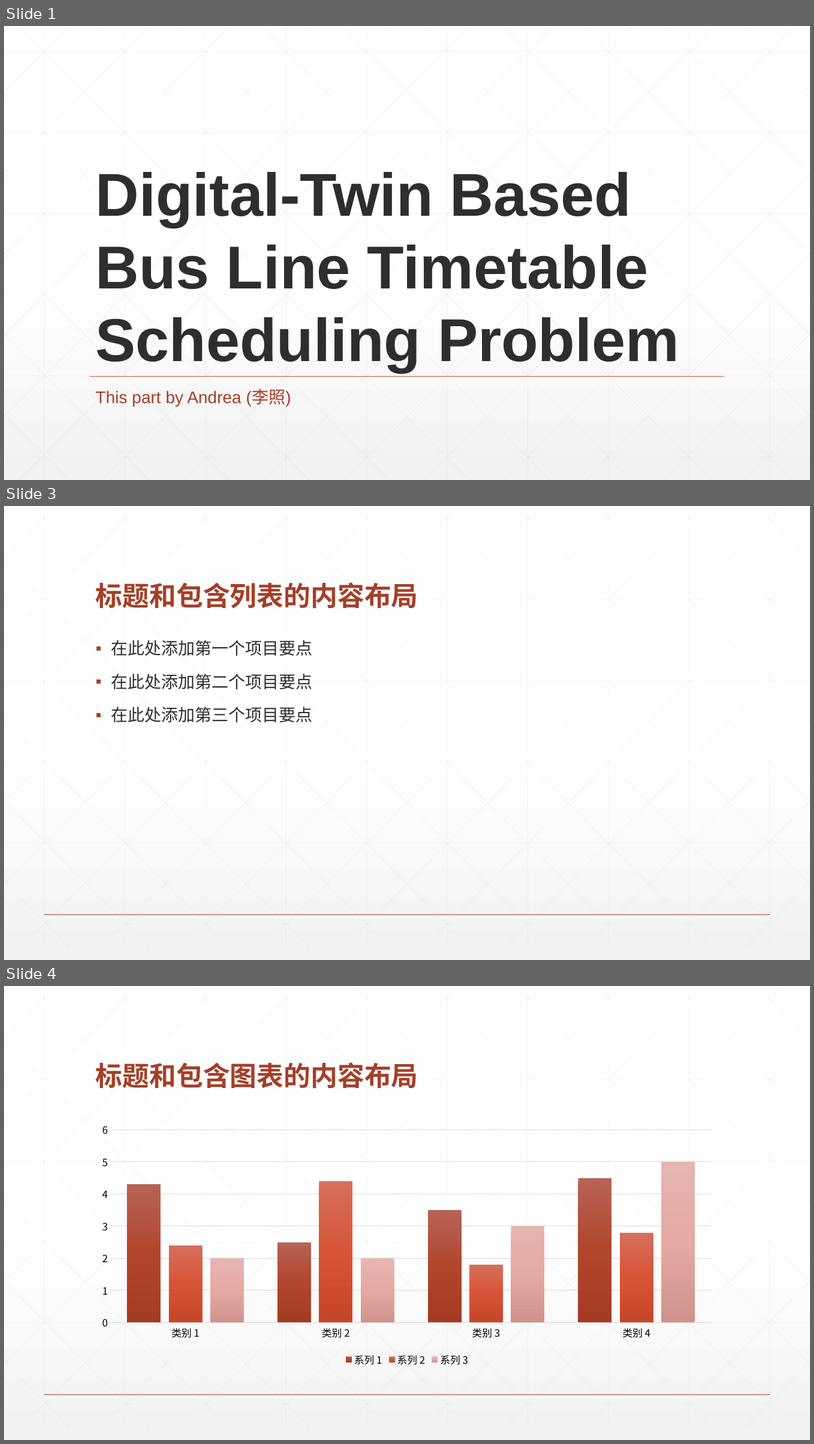
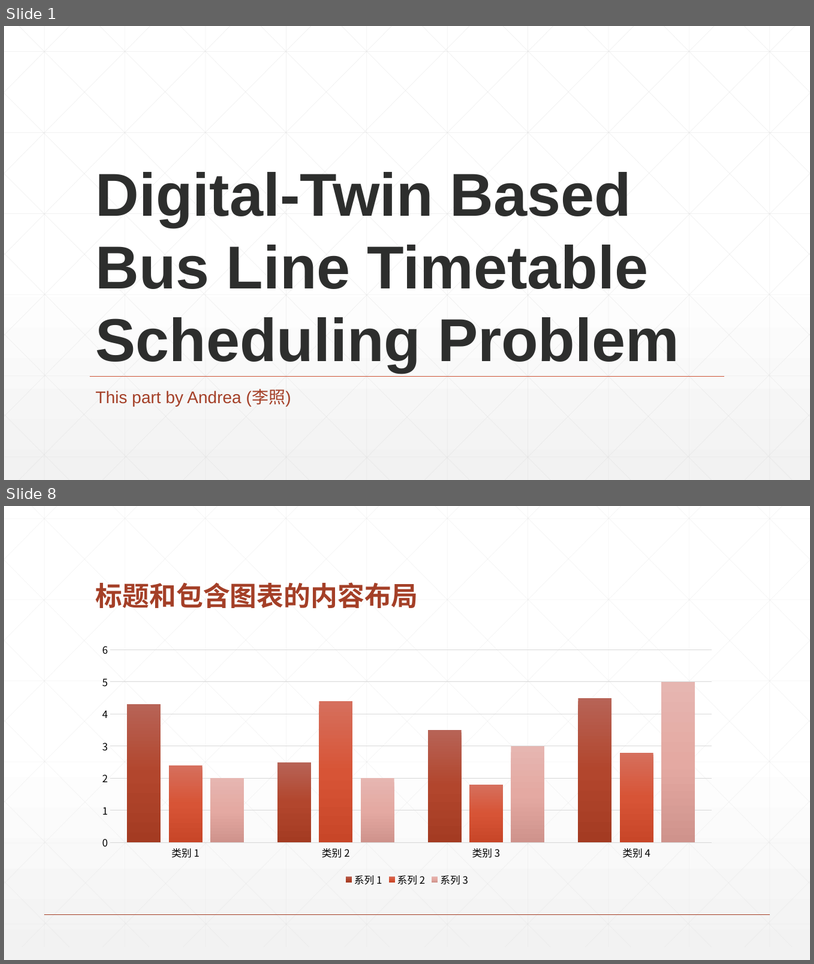
Before and after one commit to Lyther/Cargo-impl, a slide deck: Document/Innovation-project/pre-final.pptx. Shown one above the other, each under a label of ours: slides 1, 3 and 4 before the commit, slides 1 and 8 after it; the slides between them are not shown. The pictures are 814x1444 and 814x964 pixels, drawn with LibreOffice and Linux fonts; fonts in the diff are those of the drawing. Boxes give left, top, right and bottom in pixels: in the first picture for what was removed or moved away, otherwise in the second. Text is boxed around its words. In the diff, an @@ line names an element or a change of style, - is before the commit and + after.

```diff
--- a/Document/Innovation-project/pre-final.pptx
+++ b/Document/Innovation-project/pre-final.pptx
@@ slide 3 removed at (x1=4, y1=506, x2=810, y2=960), background gradient #FFFFFF to #F2F2F2; not listed: 47 template elements that a slide beside it also shows @@
@@ title removed at (x1=96, y1=582, x2=419, y2=608) @@
-标题和包含列表的内容布局
@@ text removed at (x1=111, y1=640, x2=312, y2=723) @@
-▪ 在此处添加第一个项目要点
-▪ 在此处添加第二个项目要点
-▪ 在此处添加第三个项目要点
@@ what was slide 4 is now slide 8 @@
```
Also in this commit, not shown: 1 slide changed, 5 slides added, 32 other files.
